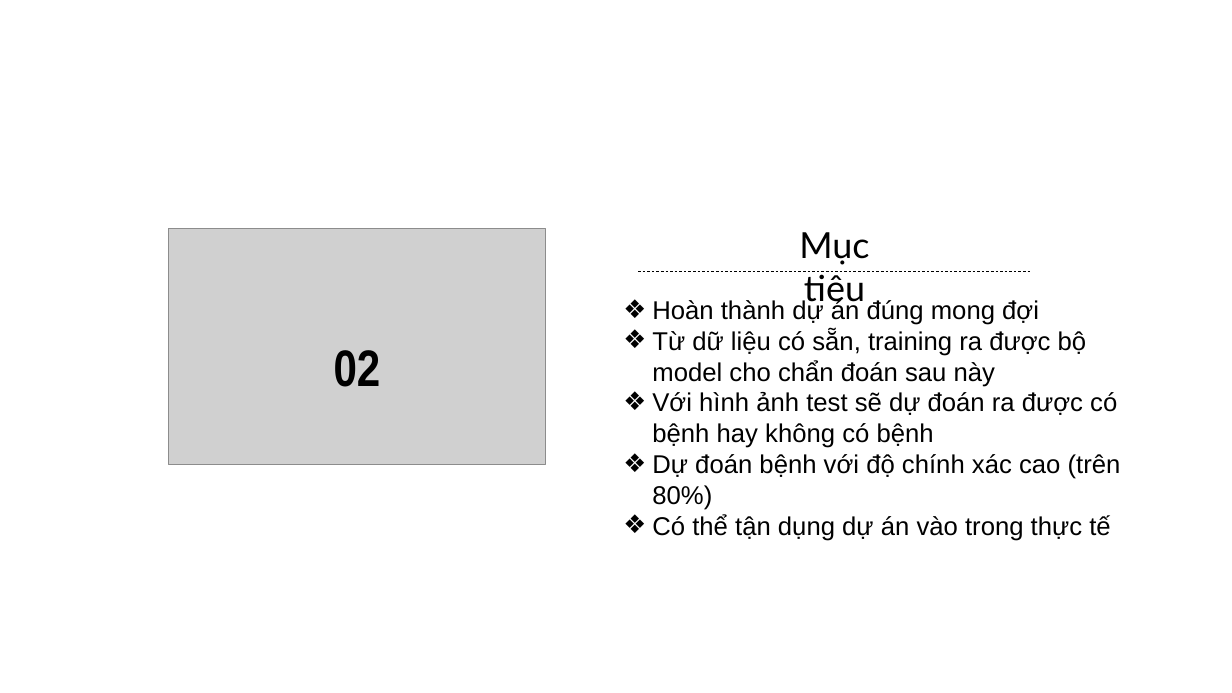
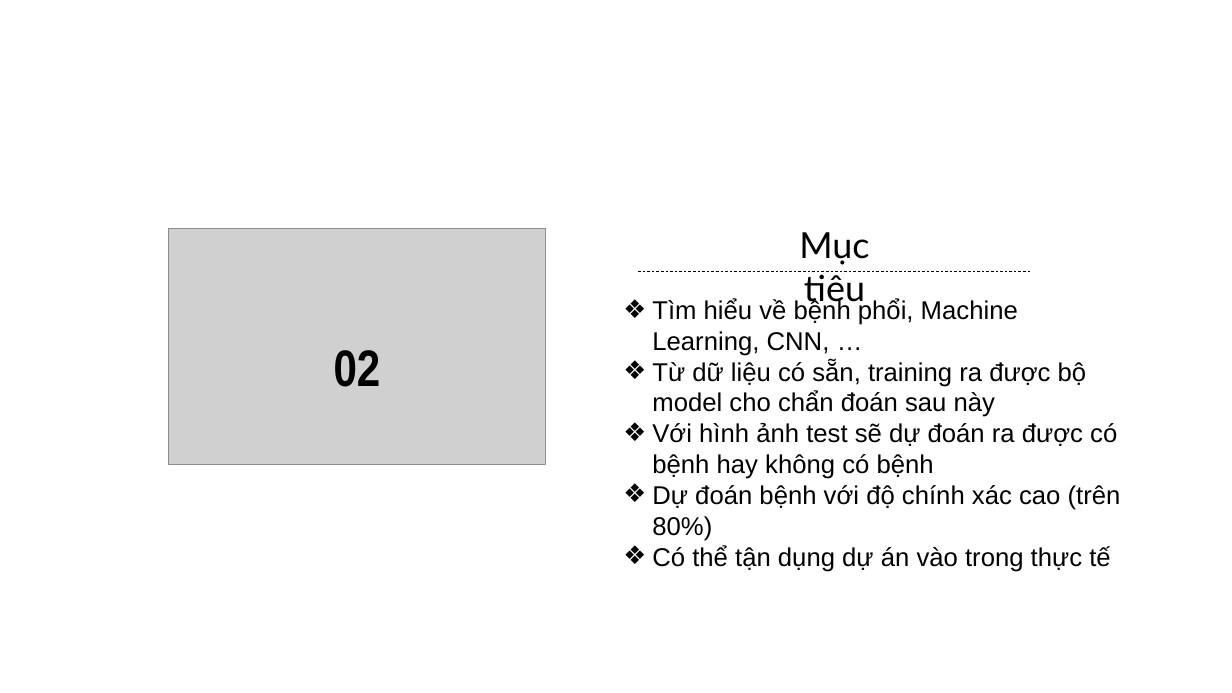
Before and after one commit to canqpham/machine_learning, a slide deck: slide 8 of EndReport-Male-slide.pptx. Drawn at 1232x693 pixels with LibreOffice and Linux fonts; fonts in the diff are those of the drawing; grey boxes stand for pictures. Boxes give left, top, right and bottom in pixels: in the first picture for what was removed or moved away, otherwise in the second. Text is boxed around its words. In the diff, an @@ line names an element or a change of style, - is before the commit and + after.

```diff
--- a/EndReport-Male-slide.pptx
+++ b/EndReport-Male-slide.pptx
@@ text at (652, 298, 1018, 356): text changed @@
-❖ Hoàn thành dự án đúng mong đợi
+❖ Tìm hiểu về bệnh phổi, Machine Learning, CNN, …
```
Also in this commit, not shown: 5 other slides changed, 2 slides added.
